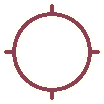
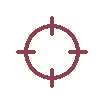
Revision of a layered 104×104 image; what changed, layer by layer:
added layer "Layer 4" above "Layer 3" over [14, 14, 90, 90]
hid "Layer 2" over [2, 2, 102, 102]
